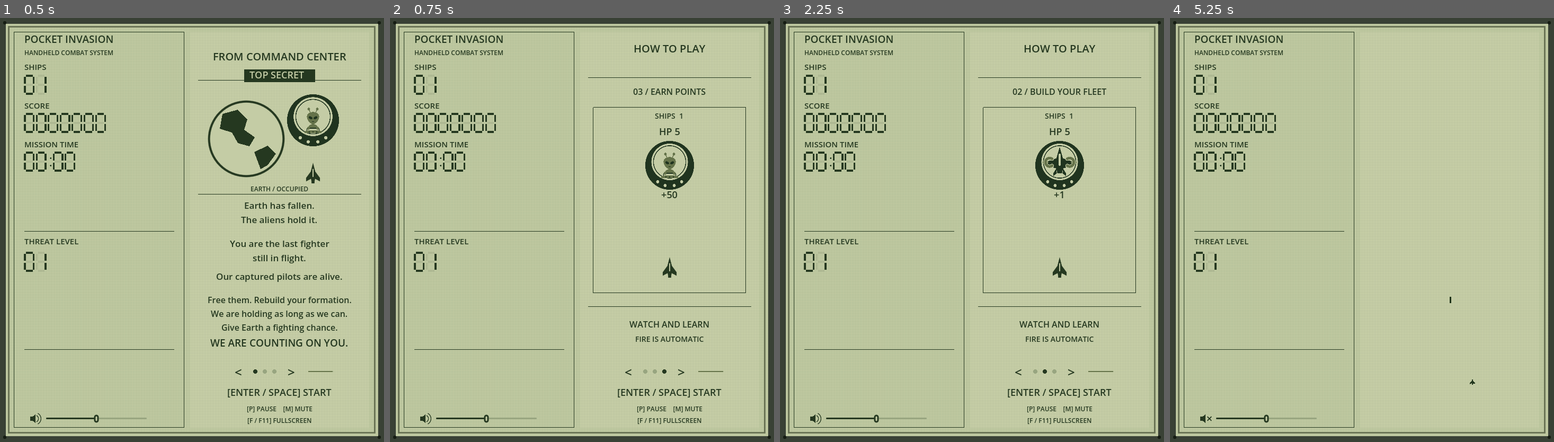
Above: before the commit, frames 1-4 (left to right).
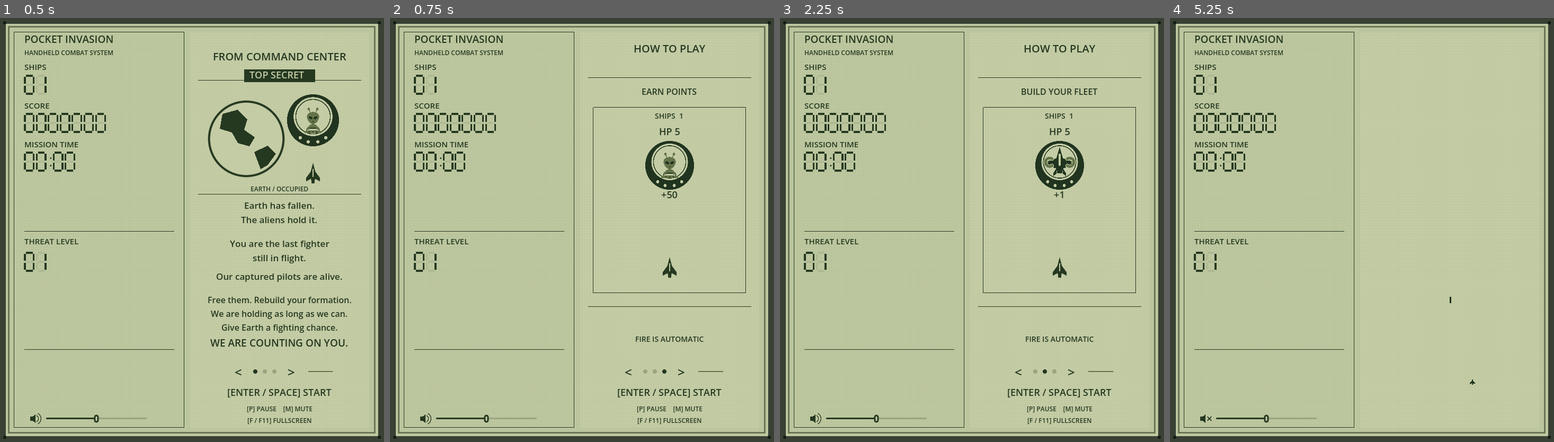
Above: after the commit, the same moments.

Repository: barmassimo/pocket-invasion
Game: Godot game, scene res://scenes/main.tscn
Two runs of this game, one before a commit and one after it. Both use one fixed random seed, a clock stepped at 60 frames per second and the inputs below.
Inputs (mouse positions are in pixels of both pictures, inside the frame that each line leads up to):
- Up to frame 1 (0.5 s): no input
- Up to frame 2 (0.75 s): click "<" at 0.5 s
- Up to frame 3 (2.25 s): click (1033, 369) at 1.27 s; click (1044, 369) at 2.02 s
- Up to frame 4 (5.25 s): click (1442, 369) at 2.77 s; click ">" at 3.5 s; click (1200, 416) at 4.27 s; tap Enter at 5 s; move the mouse to (1446, 208) at 5.02 s; hold D from 5.03 s (still down); tap Ctrl at 5.1 s; click (1446, 208) at 5.17 s

Frame 1 is identical in both runs. In frame 2, 0.3% of the frame differs, in the area x 62-84%, y 16-73%; in frame 3, 0.4%, in the area x 60-85%, y 16-73%; in frame 4, nothing differs.

Commit message:
Simplify demonstration headings and instructions

Diff:
--- a/game/scripts/attract_demo.gd
+++ b/game/scripts/attract_demo.gd
@@ -57,7 +57,7 @@
 	var action: float = minf(time, 6.0)
 	text_at(0, "HOW TO PLAY", 20)
 	draw_line(Vector2(0, 48), Vector2(CONTENT_WIDTH, 48), INK)
-	text_at(80, ["02 / BUILD YOUR FLEET", "03 / EARN POINTS"][lesson], 16)
+	text_at(80, ["BUILD YOUR FLEET", "EARN POINTS"][lesson], 16)
 	draw_rect(Rect2(10, 104, CONTENT_WIDTH - 20, 350), INK, false)
 	draw_set_transform(ACTION_OFFSET)
 	draw_shooting(action, lesson)
@@ -70,7 +70,6 @@
 		for i: int in range(lines.size()):
 			text_at(512 + i * 25, lines[i], 16)
 	else:
-		text_at(519, "WATCH AND LEARN", 16)
 		text_at(546, "FIRE IS AUTOMATIC", 14)
 	text_at(648, "[ENTER / SPACE] START", 18)
 	text_at(677, "[P] PAUSE    [M] MUTE", 12)
